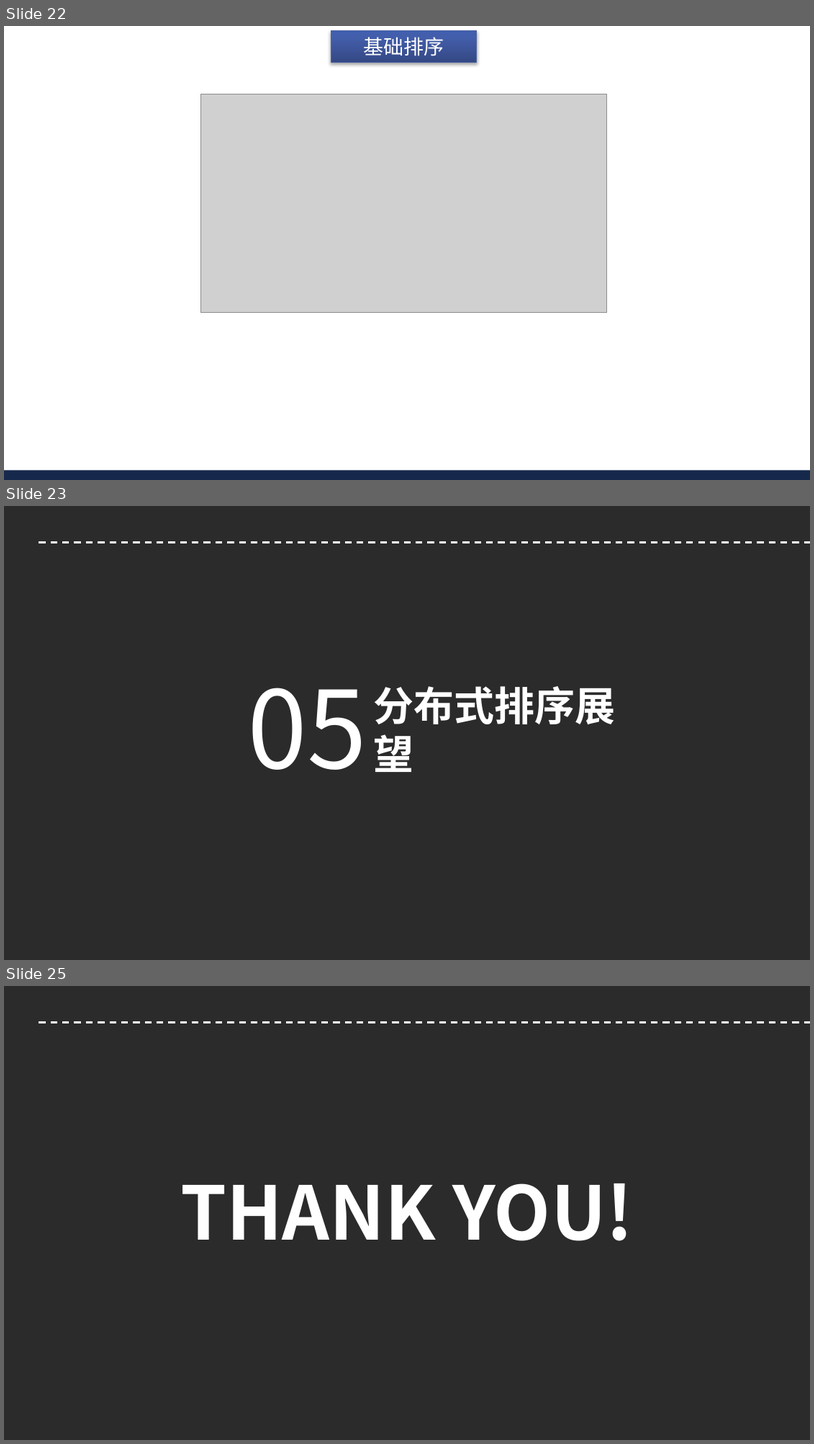
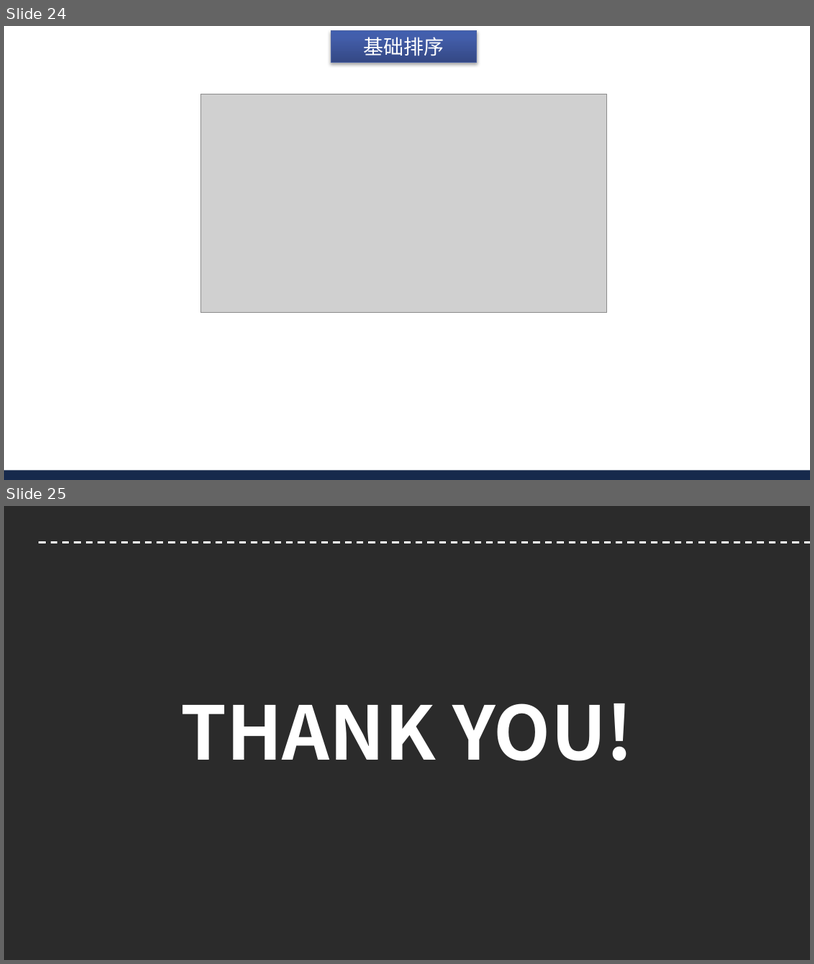
Before and after one commit to AisingioroHao0/BUAA_ProgrammingAndAlgorithms_TermProject, a slide deck: 答辩PPT/程序设计与算法大作业答辩.pptx. Shown one above the other, each under a label of ours: slides 22, 23 and 25 before the commit, slides 24 and 25 after it; the slides between them are not shown. The pictures are 814x1444 and 814x964 pixels, drawn with LibreOffice and Linux fonts; fonts in the diff are those of the drawing; grey boxes stand for pictures; background and template pictures are left out; a plain dark background stands for a picture behind light text. Boxes give left, top, right and bottom in pixels: in the first picture for what was removed or moved away, otherwise in the second. Text is boxed around its words. In the diff, an @@ line names an element or a change of style, - is before the commit and + after.

```diff
--- a/答辩PPT/程序设计与算法大作业答辩.pptx
+++ b/答辩PPT/程序设计与算法大作业答辩.pptx
@@ slide 23 removed at (x1=4, y1=506, x2=810, y2=960), background picture (left out) @@
@@ line removed from (39, 542) to (810, 542) @@
@@ text removed at (x1=248, y1=687, x2=368, y2=770) @@
-05
@@ text removed at (x1=374, y1=686, x2=616, y2=772) @@
-分布式排序展望
@@ what was slide 22 is now slide 24 @@
```
Also in this commit, not shown: 6 slides changed, 8 slides added, 7 other slides removed.
